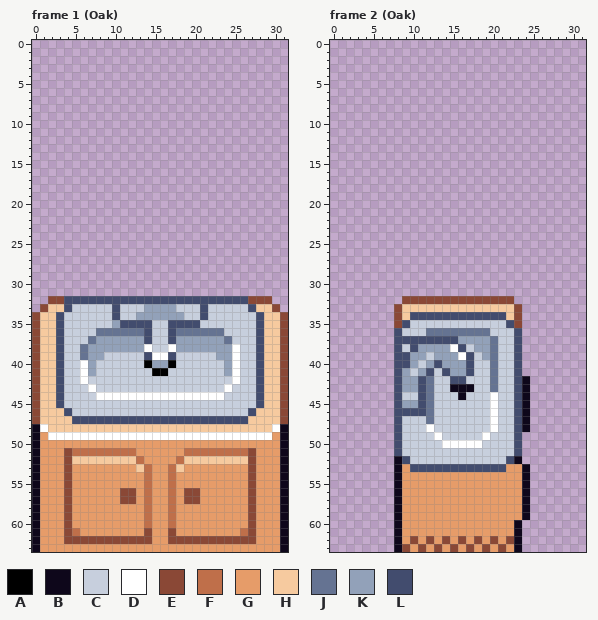
A pixel-art file gets an edit: Assets/Objects/Bathroom/Bathroom Sink.ase. Above: the version before the commit.
32x64 pixels, 9 frames. Shown: frame 1 (Oak), frame 2 (Oak). The commit also changed other frames, which this record leaves out.
Visible layers, top first: "Sink", "Flattened".
Palette (. is transparent): A #000000  B #0e071b  C #c7cfdd  D #ffffff  E #8a4836  F #bf6f4a  G #e69c69  H #f6ca9f  J #657392  K #92a1b9  L #424c6e
Pixels before, frame 1 (Oak), first column x 0:
32 ..EELLLLLLLLLLLLLLLLLLLLLLLEEE..
33 .EHHLCCCCCLCCCKKKKCCCLCCCCCLHHE.
34 EHHLCCCCCCLCCKKKKKKCCLCCCCCCLHHE
35 EHHLCCCCCCKLLLLCCLLLLCCCCCCCLHHE
36 EHHLCCCCJJJJJJLCCLJJJJJJCCCCLHHE
37 EHHLCCCJKKKKKKLCCLKKKKKKJCCCLHHE
38 EHHLCCJKKKKKKKDCCDKKKKKKKDCCLHHE
39 EHHLCCJKKCCCCCLDDLCCCCCKKDCCLHHE
40 EHHLCCDKCCCCCCAKKACCCCCCKDCCLHHE
41 EHHLCCDKCCCCCCCAACCCCCCCKDCCLHHE
42 EHHLCCDCCCCCCCCCCCCCCCCCCDCCLHHE
43 EHHLCCCDCCCCCCCCCCCCCCCCDCCCLHHE
44 EHHLCCCCDDDDDDDDDDDDDDDDCCCCLHHE
45 EHHLCCCCCCCCCCCCCCCCCCCCCCCCLHHE
46 EHHHLCCCCCCCCCCCCCCCCCCCCCCLHHHE
47 EHHHHLLLLLLLLLLLLLLLLLLLLLLHHHHE
48 BDHHHHHHHHHHHHHHHHHHHHHHHHHHHHDB
49 BGDDDDDDDDDDDDDDDDDDDDDDDDDDDDGB
50 BGGGGGGGGGGGGGGGGGGGGGGGGGGGGGGB
51 BGGGEFFFFFFFFGGGGGGFFFFFFFFEGGGB
52 BGGGEHHHHHHHHFGGGGFHHHHHHHHEGGGB
53 BGGGEGGGGGGGGHFGGFHGGGGGGGGEGGGB
54 BGGGEGGGGGGGGGFGGFGGGGGGGGGEGGGB
55 BGGGEGGGGGGGGGFGGFGGGGGGGGGEGGGB
56 BGGGEGGGGGGEEGFGGFGEEGGGGGGEGGGB
57 BGGGEGGGGGGEEGFGGFGEEGGGGGGEGGGB
58 BGGGEGGGGGGGGGFGGFGGGGGGGGGEGGGB
59 BGGGEGGGGGGGGGFGGFGGGGGGGGGEGGGB
60 BGGGEGGGGGGGGGFGGFGGGGGGGGGEGGGB
61 BGGGEFGGGGGGGGEGGEGGGGGGGGFEGGGB
62 BGGGEEEEEEEEEEEGGEEEEEEEEEEEGGGB
63 BGGGGGGGGGGGGGGGGGGGGGGGGGGGGGGB
Pixels before, frame 2 (Oak), first column x 8:
32 .EEEEEEEEEEEEEE..
33 EHHHHHHHHHHHHHHE.
34 EHLLLLLLLLLLLLHE.
35 ELCCCCCCCCCCCCLE.
36 LCCCJJJJJJJJCCCL.
37 LLLLLLLLKKKKJCCL.
38 LCLKKKKDLCKKJCCL.
39 LLKKCKKKDLCKJCCL.
40 LLKCKLKKKLCCJCCL.
41 LKCKLCLKKLCCJCCL.
42 LKKLJCCLLCCCJCCLB
43 LKKLJCCBBBCCJCCLB
44 LCCLJCCCBCCCDCCLB
45 LKKLJCCCCCCCDCCLB
46 LLLLJCCCCCCCDCCLB
47 LCCCJCCCCCCCDCCLB
48 LCCCDCCCCCCCDCCLB
49 LCCCCDCCCCCDCCCL.
50 LCCCCCDDDDDCCCCL.
51 LCCCCCCCCCCCCCCL.
52 BLCCCCCCCCCCCCLB.
53 BGLLLLLLLLLLLLGGB
54 BGGGGGGGGGGGGGGGB
55 BGGGGGGGGGGGGGGGB
56 BGGGGGGGGGGGGGGGB
57 BGGGGGGGGGGGGGGGB
58 BGGGGGGGGGGGGGGGB
59 BGGGGGGGGGGGGGGGB
60 BGGGGGGGGGGGGGGB.
61 BGGGGGGGGGGGGGGB.
62 BGEGEGEGEGEGEGEB.
63 BEGEGEGEGEGEGEGB.
The same view after the edit:
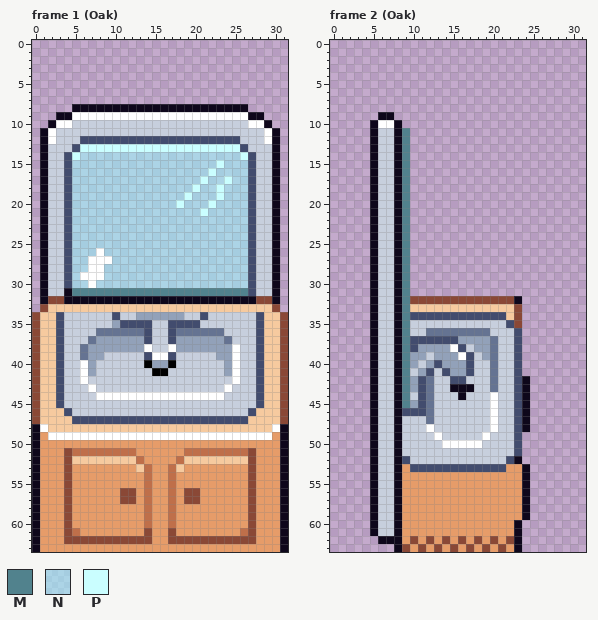
Colours new in this view: M #51828d  N #94fdff80  P #cafeff
Commit: Added in Mirror Bathroom sink, Table items
Change:
layer "Mirror" now shown
Frame 1 (Oak), layer "Mirror":
There is now colour B in row 8 at x 5 to 26; in row 9 at x 3 to 4 and 27 to 28; in row 10 at x 2 and 29; in rows 11 to 30 at x 1 and 30; in row 31 at x 1, 4 and 30; in row 32 at x 1 and 30.
The edit turns colour E into colour B in row 32 at x 27.
The edit turns colour L into colour B in row 32 at x 4 to 26.
There is now colour C in row 10 at x 5 to 26; in row 11 at x 3 to 28; in row 12 at x 3 to 5 and 26 to 28; in row 13 at x 2 to 4 and 27 to 29; in rows 14 to 31 at x 2 to 3 and 28 to 29.
There is now colour D in row 9 at x 5 to 26; in row 10 at x 3 to 4 and 27 to 28; in rows 11 to 12 at x 2 and 29; in row 26 at x 8; in row 27 at x 7 to 9; in row 28 at x 7 to 8.
There is now colour D in row 29 at x 6 to 8; in row 30 at x 7.
The edit turns colour C into colour H in row 33 at x 5 to 9, 11 to 13, 18 to 20 and 22 to 26.
The edit turns colour K into colour H in row 33 at x 14 to 17.
The edit turns colour L into colour H in row 33 at x 4, 10, 21 and 27.
There is now colour L in row 12 at x 6 to 25; in row 13 at x 5 and 26; in rows 14 to 30 at x 4 and 27; in row 31 at x 27.
There is now colour M in row 31 at x 5 to 26.
There is now colour N in row 14 at x 6 to 25; in row 15 at x 5 to 22 and 24 to 26; in row 16 at x 5 to 21 and 23 to 26; in row 17 at x 5 to 20, 22 to 23 and 25 to 26; in row 18 at x 5 to 19, 21 to 22 and 24 to 26; in row 19 at x 5 to 18, 20 to 22 and 24 to 26.
There is now colour N in row 20 at x 5 to 17, 19 to 21 and 23 to 26; in row 21 at x 5 to 20 and 22 to 26; in rows 22 to 25 at x 5 to 26; in row 26 at x 5 to 7 and 9 to 26; in row 27 at x 5 to 6 and 10 to 26; in row 28 at x 5 to 6 and 9 to 26.
There is now colour N in row 29 at x 5 and 9 to 26; in row 30 at x 5 to 6 and 8 to 26.
There is now colour P in row 13 at x 6 to 25; in row 14 at x 5 and 26; in row 15 at x 23; in row 16 at x 22; in row 17 at x 21 and 24; in row 18 at x 20 and 23.
There is now colour P in row 19 at x 19 and 23; in row 20 at x 18 and 22; in row 21 at x 21.
Frame 2 (Oak), layer "Mirror":
There is now colour B in row 9 at x 6 to 7; in rows 10 to 31 at x 5 and 8; in row 32 at x 5, 8 and 23; in rows 33 to 61 at x 5; in row 62 at x 6 to 7.
The edit turns colour E into colour B in rows 33 to 35 at x 8.
The edit turns colour L into colour B in rows 36 to 51 at x 8.
There is now colour C in rows 11 to 61 at x 6 to 7.
There is now colour D in row 10 at x 6 to 7.
There is now colour M in rows 11 to 31 at x 9.
The edit turns colour C into colour M in row 36 at x 9; in row 38 at x 9; in row 44 at x 9.
The edit turns colour E into colour M in row 32 at x 9.
The edit turns colour H into colour M in rows 33 to 34 at x 9.
The edit turns colour K into colour M in rows 41 to 43 at x 9; in row 45 at x 9.
The edit turns colour L into colour M in row 35 at x 9; in row 37 at x 9; in rows 39 to 40 at x 9.
Pixel boxes of the changes (left, top, right, bottom) in both pictures:
changed: (40, 104, 280, 312)
changed: (370, 112, 410, 544)
added: (514, 296, 522, 304)
